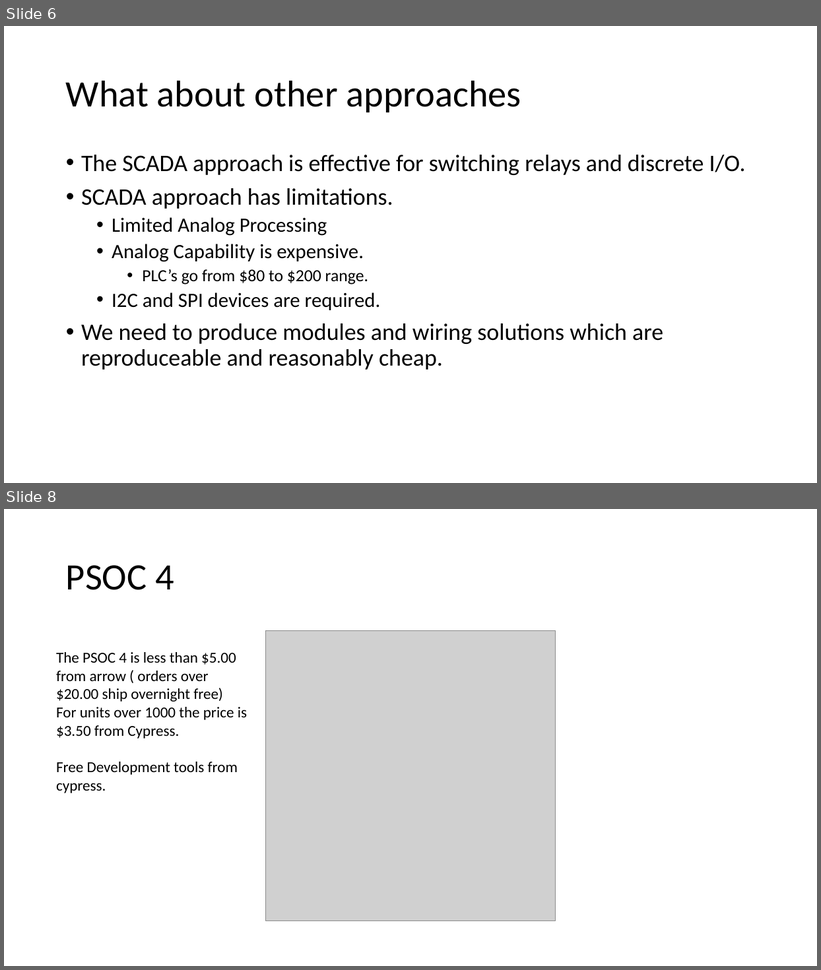
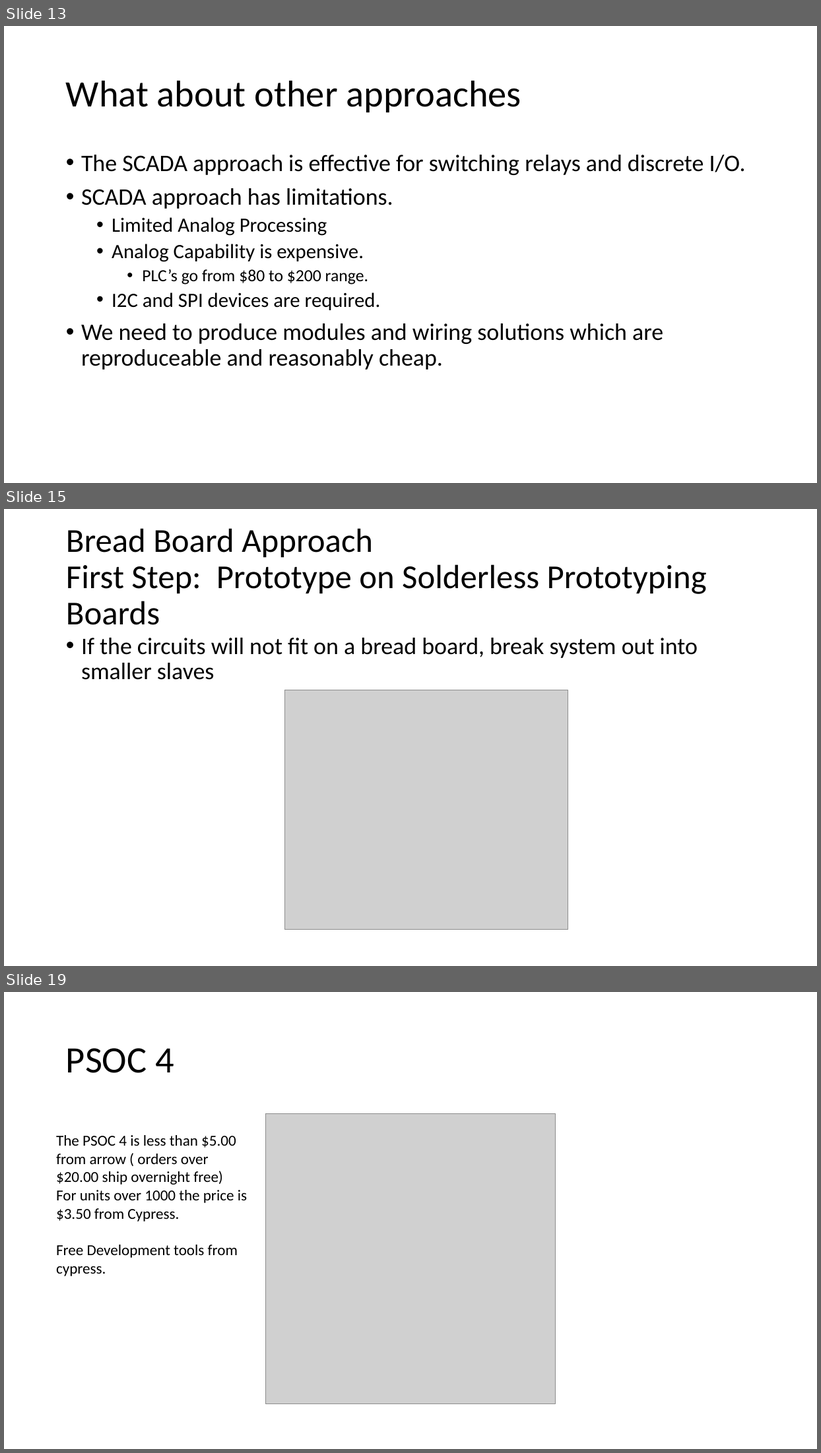
Before and after one commit to NanoDataCenter/nano_data_center, a slide deck: presentations/session_1/Embedded Track #1.pptx. Shown one above the other, each under a label of ours: slides 6 and 8 before the commit, slides 13, 15 and 19 after it; the slides between them are not shown. The pictures are 821x970 and 821x1453 pixels, drawn with LibreOffice and Linux fonts; fonts in the diff are those of the drawing; grey boxes stand for pictures. Boxes give left, top, right and bottom in pixels: in the first picture for what was removed or moved away, otherwise in the second. Text is boxed around its words. In the diff, an @@ line names an element or a change of style, - is before the commit and + after.

```diff
--- a/presentations/session_1/Embedded Track #1.pptx
+++ b/presentations/session_1/Embedded Track #1.pptx
@@ slide 15 added at [4, 509, 817, 966], background #FFFFFF @@
@@ title added at [66, 528, 707, 625], 39.6 pt, text #000000 @@
+Bread Board Approach
+First Step: Prototype on Solderless Prototyping Boards
@@ text added at [81, 638, 698, 680], 28 pt, text #000000 @@
+• If the circuits will not fit on a bread board, break system out into smaller slaves
@@ picture added at [284, 690, 568, 930] @@
@@ what was slide 6 is now slide 13 @@
@@ what was slide 8 is now slide 19 @@
```
Also in this commit, not shown: 4 slides changed, 12 other slides added, 1 slide removed.
